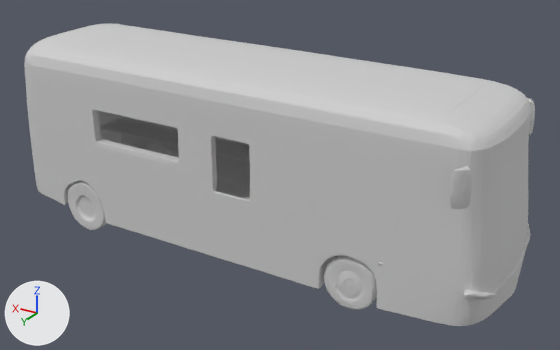
The Blender file assets/models/vehicles/beijing_ev_bus/beijing_ev_bus_sam3d_clay_proxy.blend, before and after one commit.
Rendered twice from a 50 mm lens placed at (-5.21, 8.28, 5.23), pointed at (-0.23, -0.02, 1.08). The lights are fixed; the arrows at lower left show +X, +Y and +Z. The older version comes first.

The scene before the commit, as lines of its bpy script (objects in view):
```python
me_geometry_0 = bpy.data.meshes.new('geometry_0')
me_geometry_0.from_pydata(...)  # 12268 vertices, 18466 faces; spans x -3.5..3.5, y -1.37..1.37, z 0.0..2.66
me_geometry_0.materials.append(mat_sam3d_clay_neutral)  # light grey #cecece
ob_beijingevbus_sam3d_clayproxy = bpy.data.objects.new('BeijingEVBus_SAM3D_ClayProxy', me_geometry_0)
ob_beijingevbus_sam3d_clayproxy.location = (0.0, 0.0, 0.0)
```
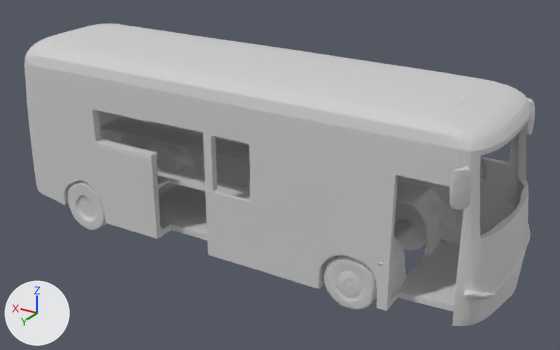
Location of each change, (x1, y1, x2, y2) in pixels of the pictures (560 x 350 px):
part 1 of me_geometry_0, cut back
    before: (24, 54, 533, 326)
    after: (131, 95, 531, 326)

Diff of the bpy script that builds the scene:
```diff
--- a/assets/models/vehicles/beijing_ev_bus/beijing_ev_bus_sam3d_clay_proxy.blend.py
+++ b/assets/models/vehicles/beijing_ev_bus/beijing_ev_bus_sam3d_clay_proxy.blend.py
@@ me_geometry_0 @@
 # used by ob_beijingevbus_sam3d_clayproxy; location = (0.0, 0.0, 0.0)
-me_geometry_0.from_pydata(...)  # 12268 vertices, 18466 faces; spans x -3.5..3.5, y -1.37..1.37, z 0.0..2.66
+me_geometry_0.from_pydata(...)  # 9313 vertices, 17476 faces; spans x -3.5..3.5, y -1.37..1.37, z 0.0..2.66
+# me_geometry_0 part 1: 8 vertices moved from x -3.27..0.23, y -1.36..1.21, z 0.22..2.41 to x -3.27..0.34, y -1.33..1.24, z 0.22..2.29; 3169 vertices removed from x -3.49..3.48, y -1.36..1.37, z 0.01..2.65; 761 vertices added at x -3.43..1.11, y -1.33..1.33, z 0.2..2.29
+# other edits to the shape of me_geometry_0 do not show in these pictures
 me_geometry_0.materials.append(mat_sam3d_clay_neutral)
```
